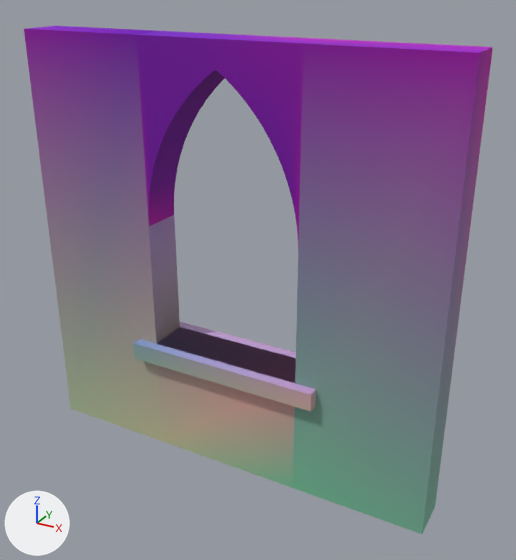
Before and after pictures for a commit that changed the glTF model assets/kit/window_lancet_4m.glb.
The view is the same before and after, from a camera (50 mm lens) standing at (3.07, -5.09, 4.51) and looking at (0.22, 0.08, 1.92). Every picture has the same lights, and +X, +Y and +Z are marked at lower left. The first picture is the older version. Vertices at exactly the same position are counted once.

In view in the first picture: 'window_sill', 'window_wall'.
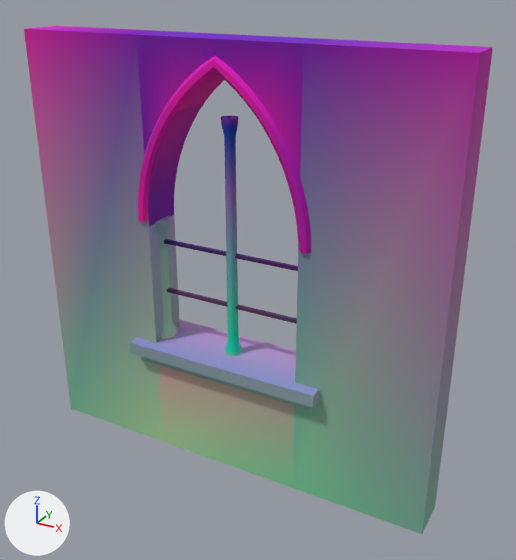
Pixel boxes (x1, y1, x2, y2) of what changed, in the pictures (516 x 560 px):
'window_sill', reshaped: before (134, 322, 316, 412); after (130, 320, 319, 409)
'window_archivolt', added (pink): after (138, 56, 311, 254)
'colonnette.002', added: after (221, 116, 241, 356)
'window_bars', added: after (164, 239, 298, 324)
'colonnette', added: after (155, 215, 177, 339)
part 1 of me_window_wall, recoloured: (136, 33, 479, 491) in both
part 2 of me_window_wall, recoloured: (24, 26, 301, 406) in both
part 3 of me_window_wall, recoloured: (71, 39, 489, 488) in both

Edits to the bpy script that builds the scene:
```text
Add mat_m_iron:
    mat_m_iron = bpy.data.materials.new('M_iron')
    # nodes: BsdfPrincipled, Mix, OutputMaterial, VertexColor
    # colours: grey #696973, mixed with the vertex colours
Change me_window_wall:
    where me_window_wall.from_pydata(...)  # 132 vertices, 256 faces; spans x -2.0..2.0, y -0.2..0.2, z 0.0..4.0
    used by ob_window_wall; location = (0.0, 0.0, 0.0)
    me_window_wall part 1: 148 faces centred in x -0.75..2.0, y -0.2..0.2, z 0.0..4.0 are repainted in the vertex colours; the middle colour goes from purple #9900ce to purple #8600ce
    me_window_wall part 2: 52 faces centred in x -2.0..0.73, y -0.2..0.2, z 2.67..4.0 are repainted in the vertex colours; the middle colour goes from purple #8a00c2 to pink #cf00c2
    me_window_wall part 3: 56 faces centred in x -2.0..2.0, y -0.2..0.2, z 0.0..4.0 are repainted in the vertex colours; the middle colour goes from pink #c000c7 to pink #ca00c7
Change me_window_sill:
    used by ob_window_sill; location = (0.0, 0.0, 0.0)
    remove me_window_sill.from_pydata(...)  # 8 vertices, 12 faces; spans x -0.95..0.95, y -0.3..0.3, z 0.98..1.15
    add me_window_sill.from_pydata(...)  # 16 vertices, 24 faces; spans x -0.98..0.98, y -0.32..0.32, z 0.96..1.16
    me_window_sill part 4: the whole mesh is rebuilt
Add me_window_bars:
    me_window_bars.from_pydata(...)  # a box spanning x -0.75..0.75, y -0.02..0.02, z 1.63..1.67; a box spanning x -0.75..0.75, y -0.02..0.02, z 2.13..2.17
    me_window_bars.materials.append(mat_m_iron)
Add me_colonnette_002:
    me_colonnette_002.from_pydata(...)  # 128 vertices, 252 faces; spans x -0.08..0.08, y -0.08..0.08, z 0.0..2.22
    me_colonnette_002.materials.append(mat_m_stone_trim)
Add me_colonnette:
    me_colonnette.from_pydata(...)  # 128 vertices, 252 faces; spans x -0.128..0.128, y -0.128..0.128, z 0.0..1.22
    me_colonnette.materials.append(mat_m_stone_trim)
Add me_window_archivolt:
    me_window_archivolt.from_pydata(...)  # 232 vertices, 460 faces; spans x -0.86..0.86, y -0.23..0.23, z 2.4..3.88
    me_window_archivolt.materials.append(mat_m_stone_trim)
Add ob_window_bars:
    ob_window_bars = bpy.data.objects.new('window_bars', me_window_bars)
    ob_window_bars.location = (0.0, 0.0, 0.0)
Add ob_colonnette_002:
    ob_colonnette_002 = bpy.data.objects.new('colonnette.002', me_colonnette_002)
    ob_colonnette_002.location = (0.0, 0.0, 1.15)
Add ob_colonnette:
    ob_colonnette = bpy.data.objects.new('colonnette', me_colonnette)
    ob_colonnette.location = (-0.8, 0.0, 1.15)
Add ob_window_archivolt:
    ob_window_archivolt = bpy.data.objects.new('window_archivolt', me_window_archivolt)
    ob_window_archivolt.location = (0.0, 0.0, 0.0)
```
